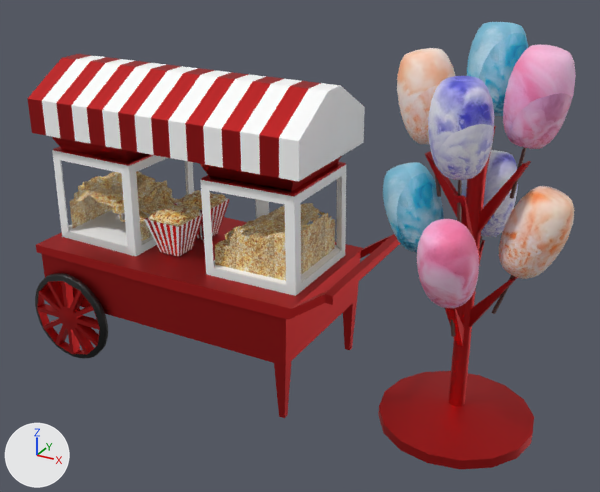
Renders of the FBX model Assets/Prefab/Carrito.fbx from each side of a commit.
Both versions are drawn from a camera (50 mm lens) standing at (5.76, -8.21, 4.21) and looking at (1.29, -0.08, 0.14). Every picture has the same lights, and +X, +Y and +Z are marked at lower left. Where no turn or scale is listed for an object, it has been applied to the vertices.

The older version as bpy lines, for what is in view:
```python
me_cube = bpy.data.meshes.new('Cube')
me_cube.from_pydata(...)  # 502 vertices, 380 faces; spans x -1.96..1.44, y -0.57..0.57, z -0.12..0.48
me_cube.materials.append(mat_pochoclo)  # picture img_pochoclos_jpg
me_cube_002 = bpy.data.meshes.new('Cube.002')
me_cube_002.from_pydata(...)  # 429 vertices, 386 faces; spans x -0.719..-0.171, y 0.055..0.603, z -0.21..0.401
# faces by material slot: [66, 68, 252]
me_cube_002.materials.append(mat_rojo)  # red #c42b2c
me_cube_002.materials.append(mat_blanco)  # white #ffffff
me_cube_002.materials.append(mat_pochoclo)  # picture img_pochoclos_jpg
me_cube_003 = bpy.data.meshes.new('Cube.003')
me_cube_003.from_pydata(...)  # 429 vertices, 386 faces; spans x -0.719..-0.171, y -0.548..0.0, z -0.21..0.401
# faces by material slot: [66, 68, 252]
me_cube_003.materials.append(mat_rojo)  # red #c42b2c
me_cube_003.materials.append(mat_blanco)  # white #ffffff
me_cube_003.materials.append(mat_pochoclo)  # picture img_pochoclos_jpg
ob_cono = bpy.data.objects.new('Cono', me_cube_003)
ob_cono.location = (0.0, 0.0, 0.0)
ob_cono2 = bpy.data.objects.new('Cono2', me_cube_002)
ob_cono2.location = (0.0, 0.0, 0.0)
ob_pochoclos = bpy.data.objects.new('Pochoclos', me_cube)
ob_pochoclos.location = (0.0, 0.0, 0.0)
# also in view: 'Algodon de azucar' at (3.37, -0.08, 1.22); 'Estructura' at (-0.05, 0.0, 0.17); 'Estructura Algodon' at (3.37, 0.02, 0.11)
```
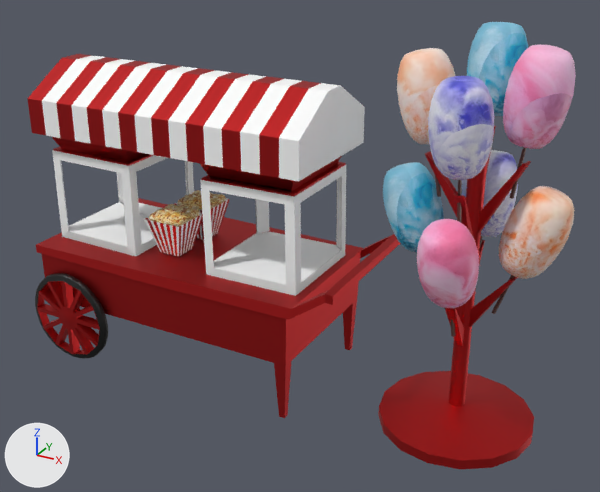
Edits to the bpy script that builds the scene:
```text
Remove ob_pochoclos:
    ob_pochoclos = bpy.data.objects.new('Pochoclos', me_cube)
    ob_pochoclos.location = (0.0, 0.0, 0.0)
```

Where the change shows, as pixel boxes (x1, y1, x2, y2) in the pictures (600 x 492 px):
'Pochoclos', deleted (brown)
    before: (69, 171, 335, 281)
